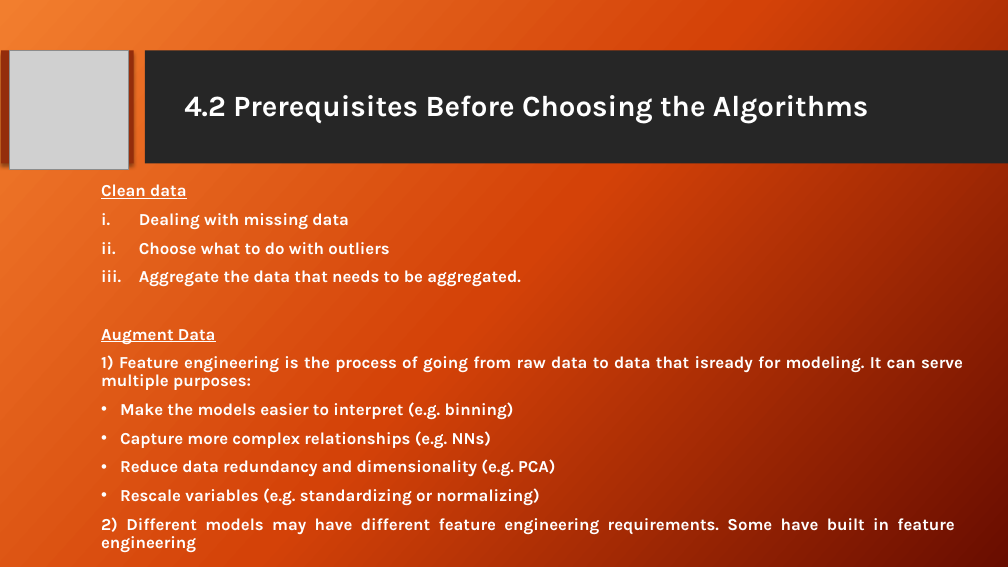
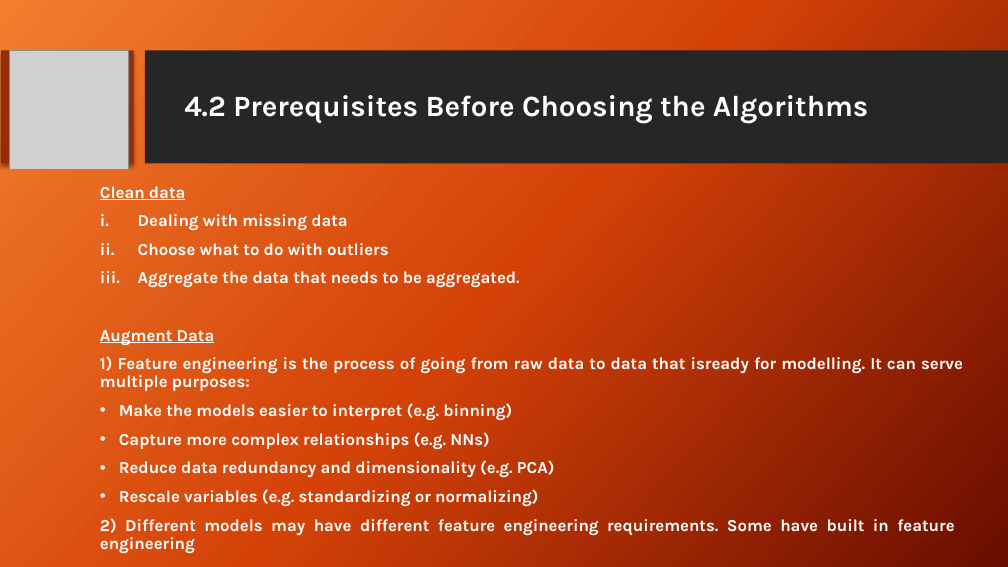
Before and after one commit to ItProject1920/data-science-project, a slide deck: slide 12 of Project Review FINAL.pptx. Drawn at 1008x567 pixels with LibreOffice and Linux fonts; fonts in the diff are those of the drawing; grey boxes stand for pictures; background and template pictures are left out. Boxes give left, top, right and bottom in pixels: in the first picture for what was removed or moved away, otherwise in the second. Text is boxed around its words. In the diff, an @@ line names an element or a change of style, - is before the commit and + after.

```diff
--- a/Project Review FINAL.pptx
+++ b/Project Review FINAL.pptx
@@ text at bbox=[100, 356, 963, 391]: text changed @@
-1) Feature engineering is the process of going from raw data to data that isready for modeling. It can serve multiple purposes:
+1) Feature engineering is the process of going from raw data to data that isready for modelling. It can serve multiple purposes:
```
Also in this commit, not shown: 8 other slides changed.
